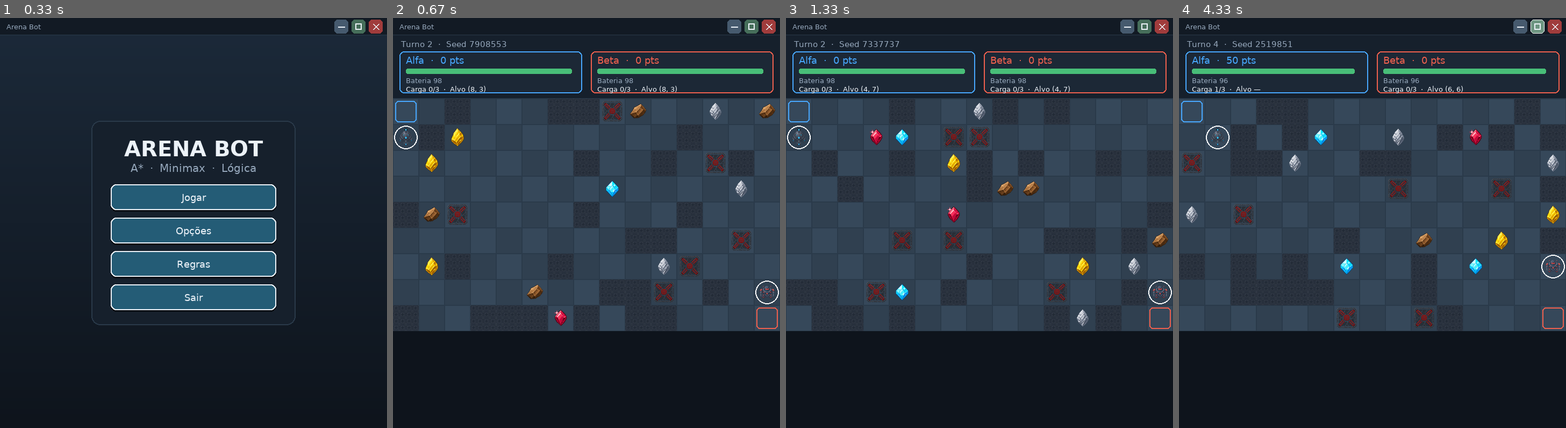
Above: before the commit, frames 1-4 (left to right).
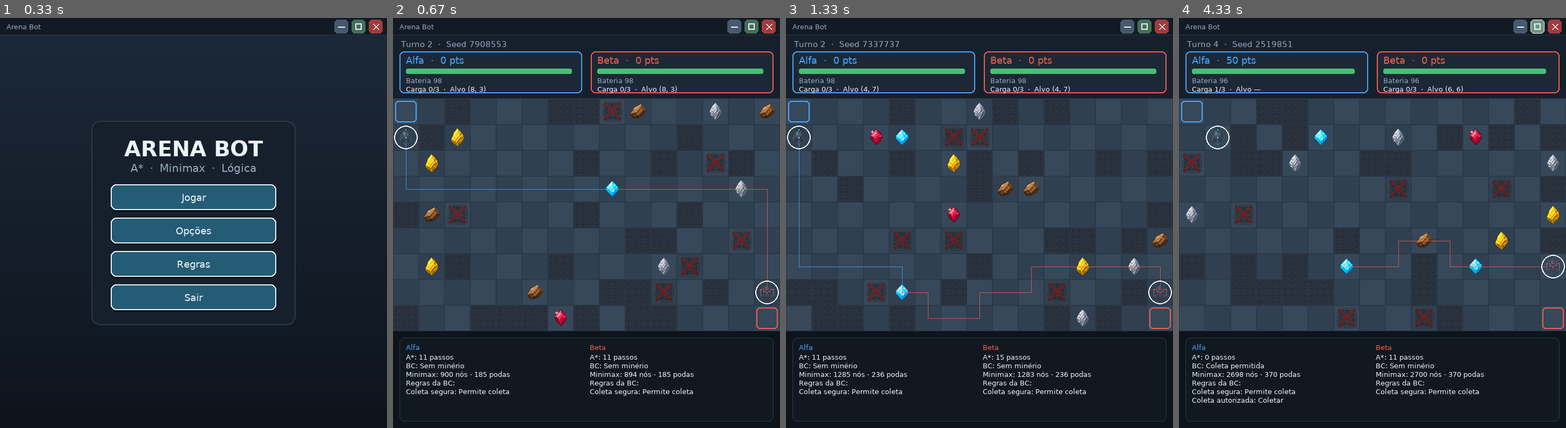
Above: after the commit, the same moments.

Repository: GabrielSTCC/arena-bot-pp01
Game: pygame game, started from main.py
The game is run twice, just before and just after one commit, with the same random seed, the same clock (stepped at 60 frames per second) and the same inputs.
Inputs (mouse positions are in pixels of both pictures, inside the frame that each line leads up to):
- Up to frame 1 (0.33 s): no input
- Up to frame 2 (0.67 s): click "Jogar" at 0.38 s
- Up to frame 3 (1.33 s): click "Pausar" at 0.72 s; hold R from 1 s (still down)
- Up to frame 4 (4.33 s): release R at 1.47 s; click (1519, 26) at 1.55 s; press the mouse at (1554, 26) at 1.87 s; move the mouse to (1465, 198) at 1.97 s; release the mouse at (1376, 374) at 2.1 s; click (1538, 26) at 2.22 s; press the mouse at (1554, 26) at 2.53 s; move the mouse to (1484, 50) at 2.63 s; release the mouse at (1411, 71) at 2.77 s; tap R at 2.83 s; hold R 3.67-4.13 s; click (1538, 26) at 4.22 s

Frame 1 is identical in both runs. In frame 2, 1.5% of the frame differs, in the area x 1-99%, y 29-99%; in frame 3, 1.5%; in frame 4, 1.6%, in the area x 1-99%, y 54-99%.

Commit message:
adiciona lógica para centralizar a grade ao redimensionar a janela e desenhar o caminho dos robôs

Diff:
--- a/ui/renderer.py
+++ b/ui/renderer.py
@@ -185,9 +185,23 @@
             )
 
     @property
+    def offset_x(self) -> int:
+        """Centraliza a grade quando a janela é redimensionada."""
+        largura = self.superficie.get_width()
+        largura_grade = config.LARGURA_GRADE * config.TAMANHO_CELULA
+        return max(0, (largura - largura_grade) // 2)
+
+    @property
     def offset_y(self) -> int:
-        """Deslocamento vertical da grade (barra da janela + HUD)."""
-        return config.ALTURA_BARRA_JANELA + config.ALTURA_HUD
+        """Deslocamento vertical da grade, preservando HUD e painel inferior."""
+        altura = self.superficie.get_height()
+        altura_grade = config.ALTURA_GRADE * config.TAMANHO_CELULA
+        area_ia = config.ALTURA_AREA
+        topo = config.ALTURA_BARRA_JANELA + config.ALTURA_HUD
+        restante = altura - topo - area_ia
+        if restante >= altura_grade:
+            return topo + max(0, (restante - altura_grade) // 2)
+        return topo
 
     def celula_para_pixel(self, celula: tuple[int, int]) -> tuple[int, int]:
         """Converte coordenada da grade para canto superior esquerdo em pixels.
@@ -199,7 +213,7 @@
             Posição em pixels.
         """
         x, y = celula
-        return x * config.TAMANHO_CELULA, self.offset_y + y * config.TAMANHO_CELULA
+        return self.offset_x + x * config.TAMANHO_CELULA, self.offset_y + y * config.TAMANHO_CELULA
 
     def _preencher_gradiente(self) -> None:
         """Fundo com gradiente vertical suave."""
@@ -275,6 +289,73 @@
         if "beta" in nome:
             return "robo_beta"
         return "robo_alfa"
+
+    def _desenhar_caminho(self, agente: Agente) -> None:
+        """Desenha a linha do caminho dos robos."""
+        if not agente.caminho_astar and agente.alvo is None:
+            return
+
+        t = config.TAMANHO_CELULA
+        overlay = pygame.Surface(self.superficie.get_size(), pygame.SRCALPHA)
+        pontos = [self.celula_para_pixel(agente.posicao)]
+        pontos.extend(self.celula_para_pixel(pos) for pos in agente.caminho_astar)
+
+        if len(pontos) < 2:
+            return
+
+        for idx in range(1, len(pontos)):
+            ponto_anterior = (
+                pontos[idx - 1][0] + t // 2,
+                pontos[idx - 1][1] + t // 2,
+            )
+            ponto_atual = (pontos[idx][0] + t // 2, pontos[idx][1] + t // 2)
+            pygame.draw.aaline(overlay, (*agente.cor, 140), ponto_anterior, ponto_atual)
+            pygame.draw.aaline(overlay, (*agente.cor, 200), ponto_anterior, ponto_atual)
+
+        self.superficie.blit(overlay, (0, 0))
+
+    def _desenhar_painel_movimentos(self, agentes: list[Agente]) -> None:
+        """Mostra dados resumido de cada um dos robos."""
+        if not agentes:
+            return
+
+        w, h = self.superficie.get_size()
+        y_base = (
+            config.ALTURA_BARRA_JANELA
+            + config.ALTURA_HUD
+            + config.ALTURA_GRADE * config.TAMANHO_CELULA
+        )
+        painel_h = min(config.ALTURA_AREA, max(120, h - y_base - 24))
+        painel = pygame.Rect(12, y_base + 12, w - 24, painel_h)
+        pygame.draw.rect(self.superficie, (18, 24, 32, 220), painel, border_radius=10)
+        pygame.draw.rect(self.superficie, config.COR_GRADE, painel, 1, border_radius=10)
+
+        largura_coluna = (painel.width - 36) // 2
+        x0 = painel.left + 12
+        x1 = painel.left + 12 + largura_coluna + 12
+
+        for idx, agente in enumerate(agentes):
+            x = x0 if idx == 0 else x1
+            y = painel.top + 10
+            titulo = self.fonte_pequena.render(f"{agente.nome}", True, agente.cor)
+            self.superficie.blit(titulo, (x, y))
+            y += 18
+
+            linhas = [
+                f"A*: {len(agente.caminho_astar)} passos",
+                f"BC: {agente.status_bc}",
+                f"Minimax: {agente.minimax_nos} nós · {agente.minimax_podas} podas",
+            ]
+            if agente.regras_disparadas:
+                linhas.append("Regras da BC:")
+                linhas.extend(agente.regras_disparadas[:3])
+
+            for linha in linhas:
+                if y + 14 > painel.bottom - 8:
+                    break
+                texto = self.fonte_pequena.render(linha, True, config.COR_TEXTO)
+                self.superficie.blit(texto, (x, y))
+                y += 16
 
     def desenhar_arena(self, arena: Arena, agentes: list[Agente]) -> None:
         """Desenha chão, paredes, armadilhas, minérios e robôs.
@@ -333,6 +414,10 @@
             )
 
         for agente in agentes:
+            self._desenhar_caminho(agente)
+        self._desenhar_painel_movimentos(agentes)
+
+        for agente in agentes:
             px, py = self.celula_para_pixel(agente.posicao)
             centro = (px + t // 2, py + t // 2)
             spr = self.sprites.get(self._chave_sprite_robo(agente))
